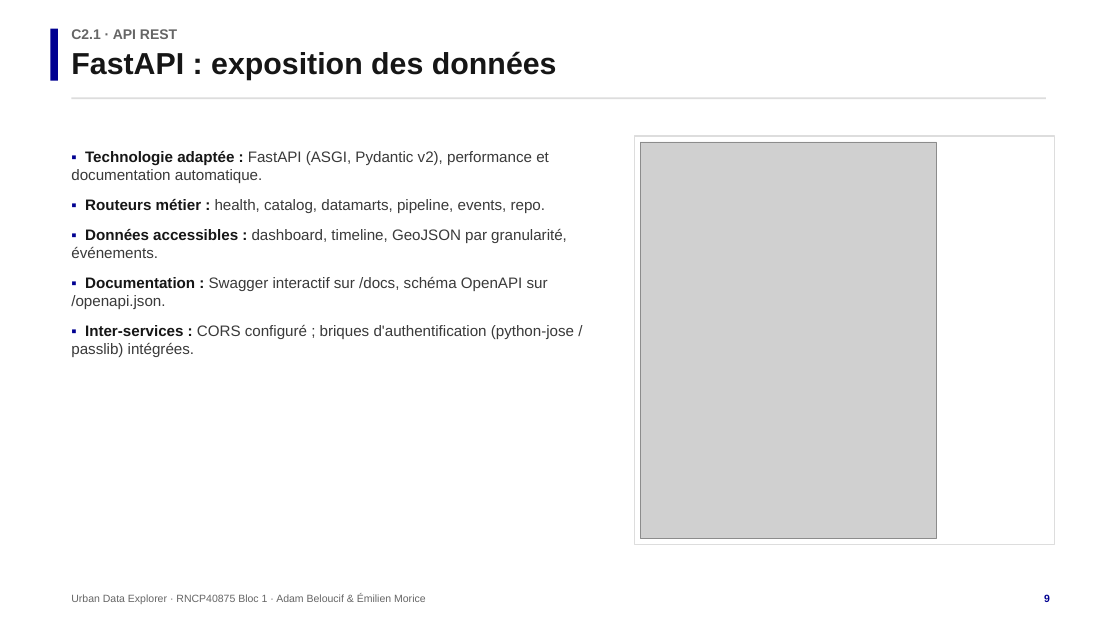
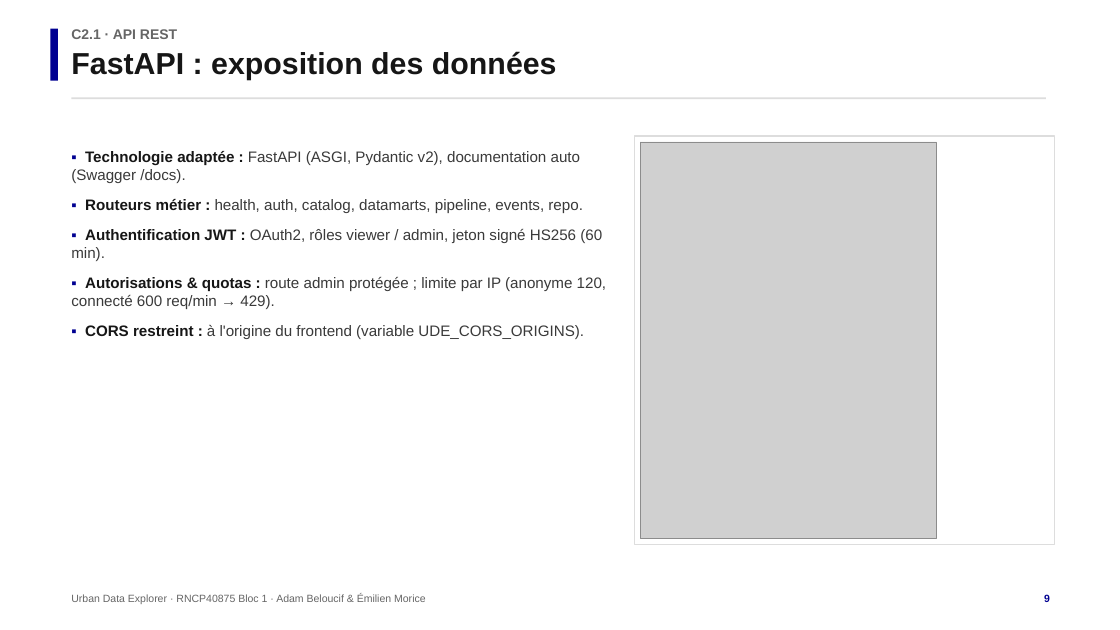
Before and after one commit to Adam-Blf/urban-data-explorer, a slide deck: slide 9 of soutenance.pptx. Drawn at 1120x630 pixels with LibreOffice and Linux fonts; fonts in the diff are those of the drawing; grey boxes stand for pictures. Boxes give left, top, right and bottom in pixels: in the first picture for what was removed or moved away, otherwise in the second. Text is boxed around its words. In the diff, an @@ line names an element or a change of style, - is before the commit and + after.

Commit message:
docs: document real data, API auth and affordability; refresh deliverables
- README: 24-source catalog, real DVF/INSEE sources, auth+quota section, affordability KPI
- update grid mapping (C2.1 auth, C2.3/C2.4 real data + quality)
- regenerate PDF report and PPTX deck with updated facts and screenshots (map + Swagger)
- embed official EFREI logos

```diff
--- a/soutenance.pptx
+++ b/soutenance.pptx
@@ text at box(71, 151, 606, 339): text changed @@
-▪ Technologie adaptée : FastAPI (ASGI, Pydantic v2), performance et documentation automatique.
-▪ Routeurs métier : health, catalog, datamarts, pipeline, events, repo.
-▪ Données accessibles : dashboard, timeline, GeoJSON par granularité, événements.
-▪ Documentation : Swagger interactif sur /docs, schéma OpenAPI sur /openapi.json.
-▪ Inter-services : CORS configuré ; briques d'authentification (python-jose / passlib) intégrées.
+▪ Technologie adaptée : FastAPI (ASGI, Pydantic v2), documentation auto (Swagger /docs).
+▪ Routeurs métier : health, auth, catalog, datamarts, pipeline, events, repo.
+▪ Authentification JWT : OAuth2, rôles viewer / admin, jeton signé HS256 (60 min).
+▪ Autorisations & quotas : route admin protégée ; limite par IP (anonyme 120, connecté 600 req/min → 429).
+▪ CORS restreint : à l'origine du frontend (variable UDE_CORS_ORIGINS).
```
Also in this commit, not shown: 4 other slides changed, 5 other files.
